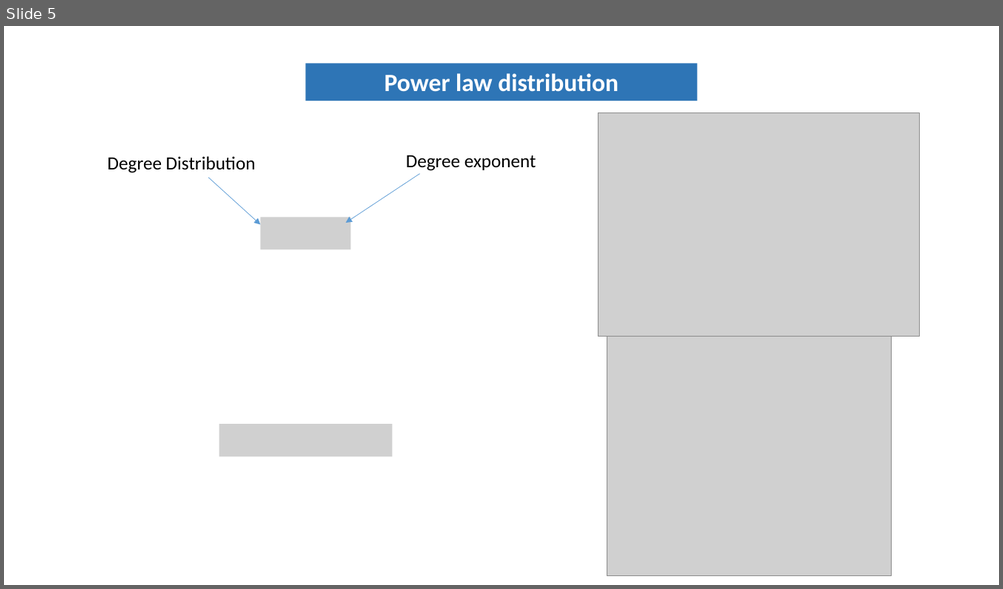
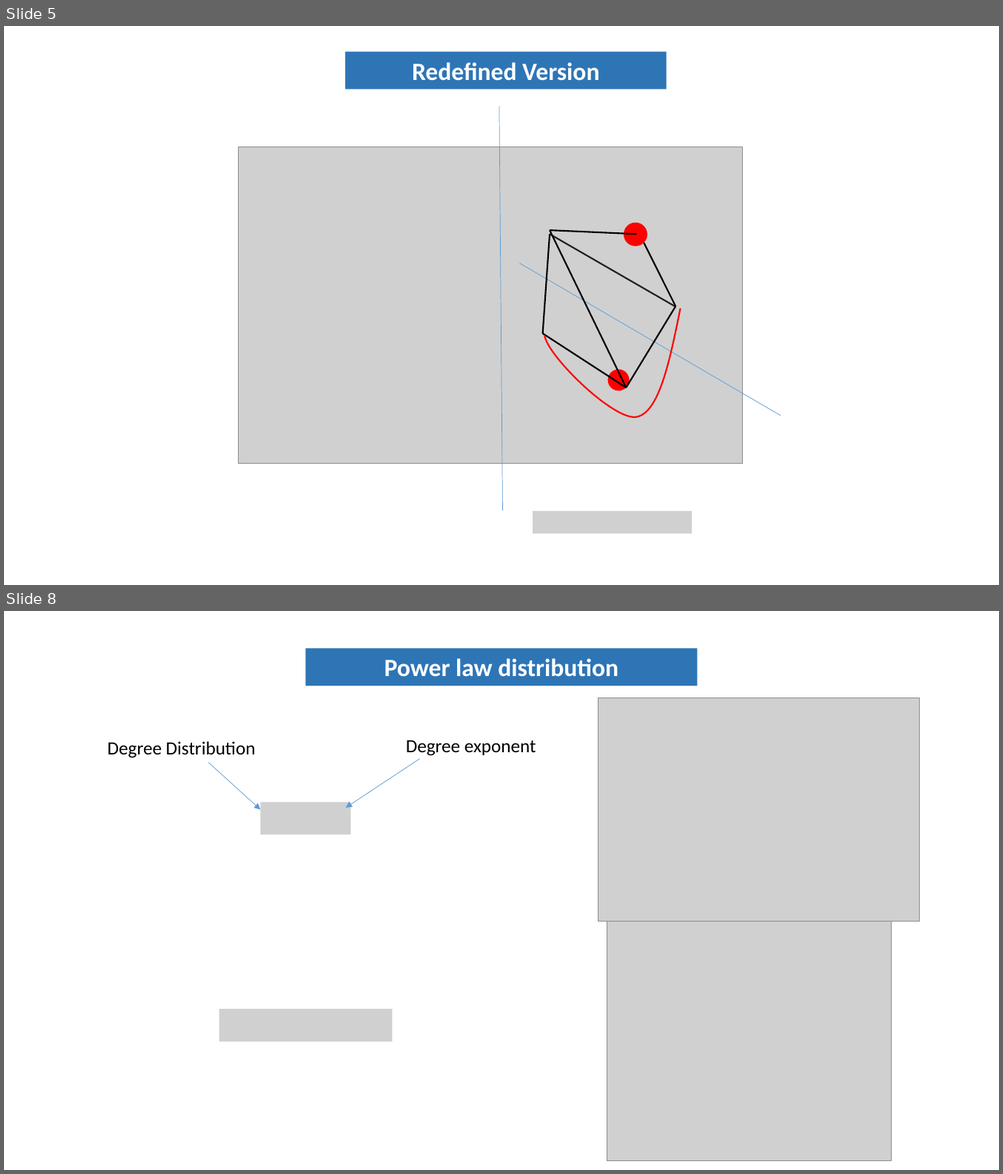
Before and after one commit to tahmidurrafid/generating-Planar-Graph, a slide deck: presentationFinal.pptx. Shown one above the other, each under a label of ours: slide 5 before the commit, slides 5 and 8 after it; the slides between them are not shown. The pictures are 1003x589 and 1003x1174 pixels, drawn with LibreOffice and Linux fonts; fonts in the diff are those of the drawing; grey boxes stand for pictures. Boxes give left, top, right and bottom in pixels: in the first picture for what was removed or moved away, otherwise in the second. Text is boxed around its words. In the diff, an @@ line names an element or a change of style, - is before the commit and + after.

```diff
--- a/presentationFinal.pptx
+++ b/presentationFinal.pptx
@@ slide 5 added at (4,26,999,585), background #FFFFFF @@
@@ rectangle added at (345,51,666,89), fill #2E75B6, 24 pt, text #FFFFFF, bold @@
+Redefined Version
@@ line added from (499, 107) to (503, 511), #5B9BD5 0.5 pt @@
@@ picture added at (239,147,742,463) @@
@@ picture added at (514,180,533,212) @@
@@ picture added at (646,192,666,225) @@
@@ ellipse added at (623,223,647,247), fill #FF0000 @@
@@ line added from (543, 333) to (549, 234), #000000 1.5 pt @@
@@ line added from (549, 230) to (637, 234), #000000 1.5 pt @@
@@ line added from (674, 306) to (549, 234), #202020 1.5 pt @@
@@ line added from (549, 230) to (626, 388), #000000 1.5 pt @@
@@ line added from (643, 243) to (675, 306), #000000 1.5 pt @@
@@ line added from (520, 264) to (781, 416), #5B9BD5 0.5 pt @@
@@ picture added at (700,289,719,322) @@
@@ freeform shape added at (544,309,680,417), outline #FF0000 1.5 pt @@
@@ line added from (626, 388) to (675, 306), #000000 1.5 pt @@
@@ line added from (543, 333) to (626, 388), #000000 1.5 pt @@
@@ picture added at (518,345,538,378) @@
@@ ellipse added at (608,370,629,392), fill #FF0000 @@
@@ picture added at (651,391,670,423) @@
@@ picture added at (532,511,691,534) @@
@@ what was slide 5 is now slide 8 @@
```
Also in this commit, not shown: 1 slide changed, 10 other slides added, 9 slides removed.
